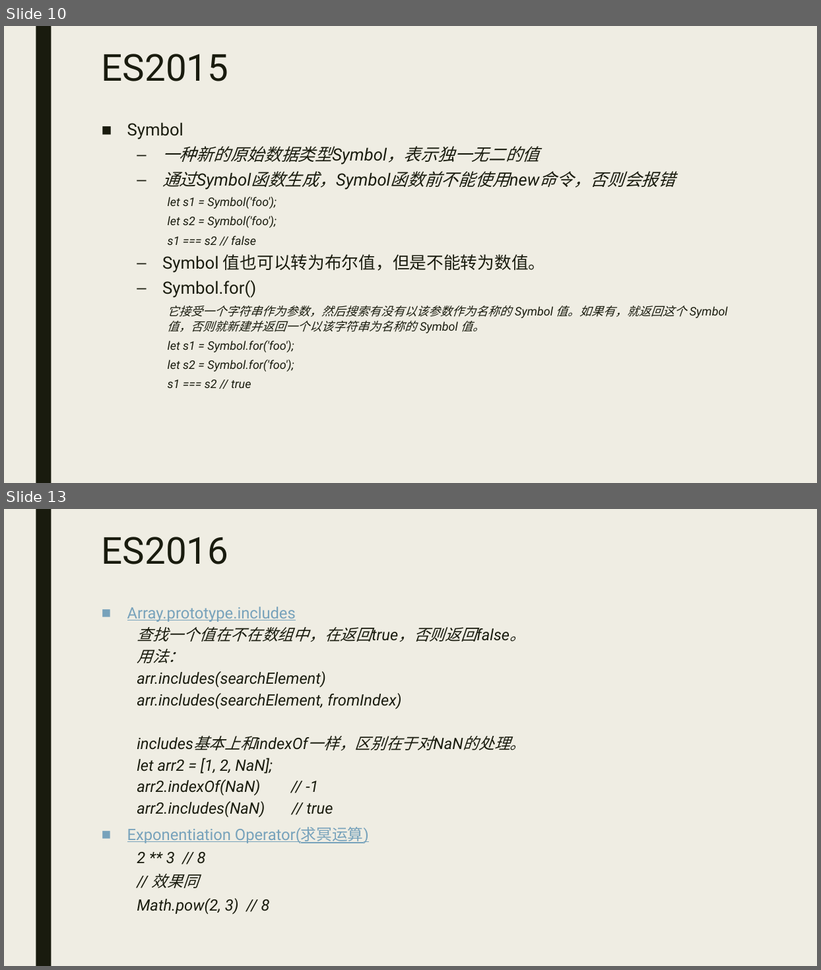
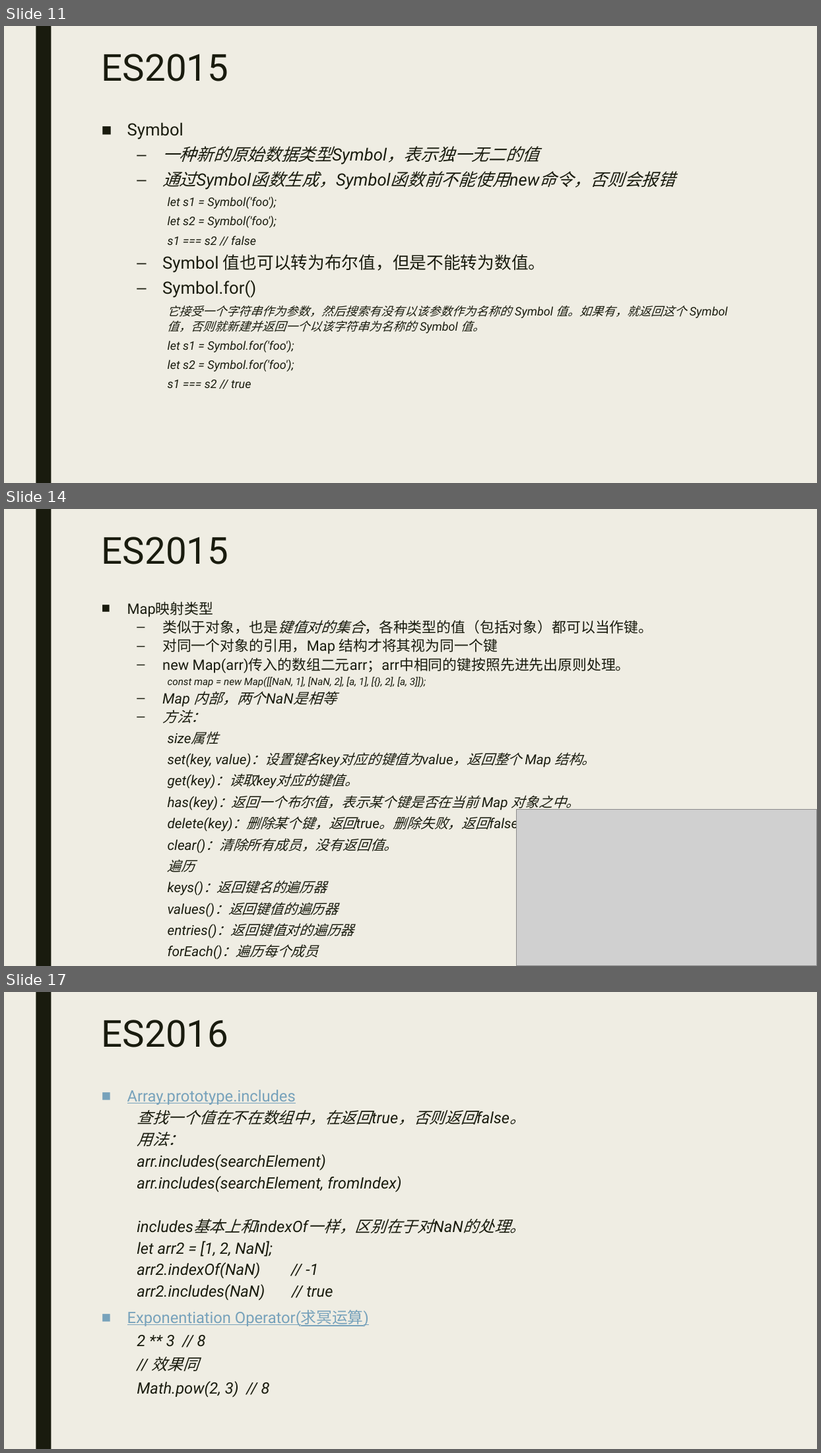
Before and after one commit to wflonglong/wflonglong.github.io, a slide deck: ppt/ES6.pptx. Shown one above the other, each under a label of ours: slides 10 and 13 before the commit, slides 11, 14 and 17 after it; the slides between them are not shown. The pictures are 821x970 and 821x1453 pixels, drawn with LibreOffice and Linux fonts; fonts in the diff are those of the drawing; grey boxes stand for pictures. Boxes give left, top, right and bottom in pixels: in the first picture for what was removed or moved away, otherwise in the second. Text is boxed around its words. In the diff, an @@ line names an element or a change of style, - is before the commit and + after.

```diff
--- a/ppt/ES6.pptx
+++ b/ppt/ES6.pptx
@@ slide 14 added at [4, 509, 817, 966], background #EFEDE3; not listed: 1 template element that a slide beside it also shows @@
@@ title added at [102, 537, 228, 564], 44 pt, text #191B0E @@
+ES2015
@@ text added at [127, 601, 653, 960], 16.1 pt, text #191B0E, italic @@
+■ Map映射类型
+  – 类似于对象，也是键值对的集合，各种类型的值（包括对象）都可以当作键。
+  – 对同一个对象的引用，Map 结构才将其视为同一个键
+  – new Map(arr)传入的数组二元arr；arr中相同的键按照先进先出原则处理。
+    const map = new Map([[NaN, 1], [NaN, 2], [a, 1], [{}, 2], [a, 3]]);
+  – Map 内部，两个NaN是相等
+  – 方法：
+    size属性
+    set(key, value)：设置键名key对应的键值为value，返回整个 Map 结构。
+    get(key)：读取key对应的键值。
+    has(key)：返回一个布尔值，表示某个键是否在当前 Map 对象之中。
+    delete(key)：删除某个键，返回true。删除失败，返回false。
+    clear()：清除所有成员，没有返回值。
+    遍历
+    keys()：返回键名的遍历器
+    values()：返回键值的遍历器
+    entries()：返回键值对的遍历器
+    forEach()：遍历每个成员
@@ picture added at [517, 810, 817, 966] @@
@@ what was slide 10 is now slide 11 @@
@@ what was slide 13 is now slide 17 @@
```
Also in this commit, not shown: 5 slides changed, 4 other slides added, 16 other files.
